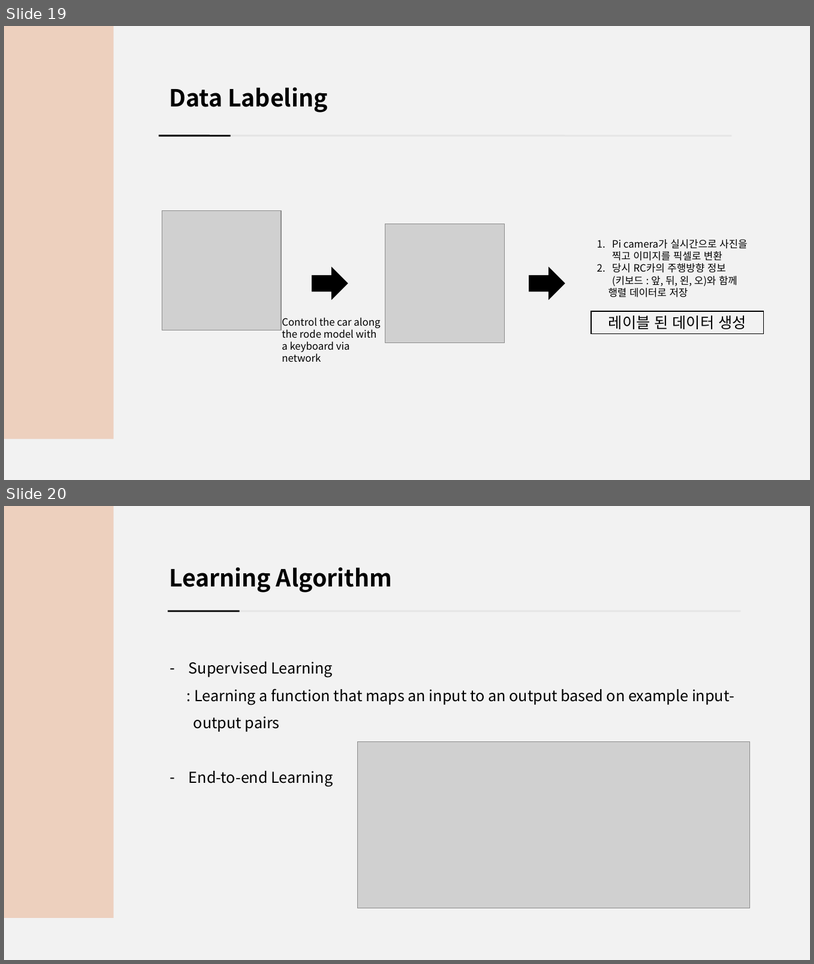
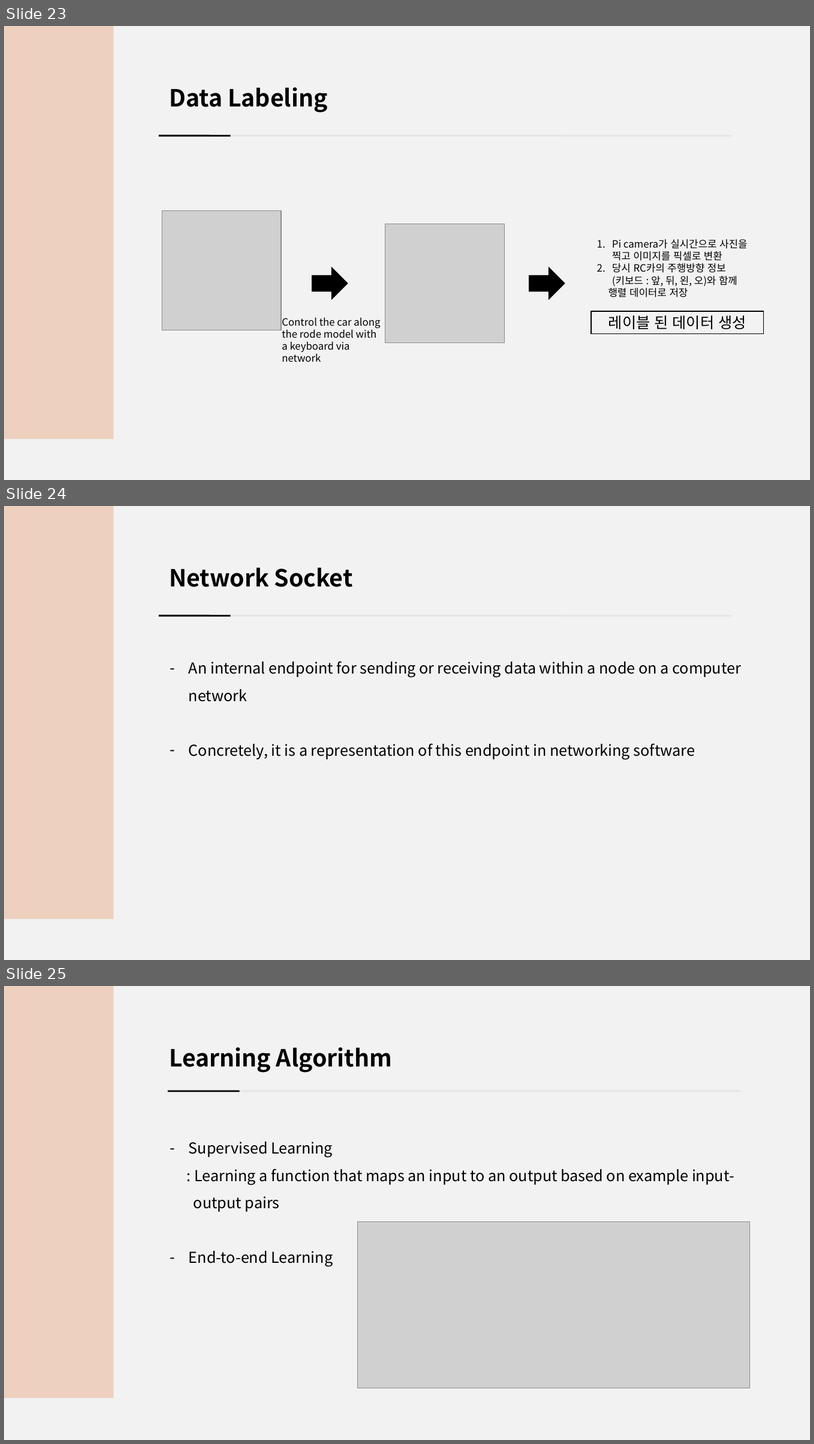
Before and after one commit to jsotouto/ICARUS, a slide deck: ICARUS 최종(일껄).pptx. Shown one above the other, each under a label of ours: slides 19 and 20 before the commit, slides 23, 24 and 25 after it. The pictures are 814x964 and 814x1444 pixels, drawn with LibreOffice and Linux fonts; fonts in the diff are those of the drawing; grey boxes stand for pictures. Boxes give left, top, right and bottom in pixels: in the first picture for what was removed or moved away, otherwise in the second. Text is boxed around its words. In the diff, an @@ line names an element or a change of style, - is before the commit and + after.

```diff
--- a/ICARUS 최종(일껄).pptx
+++ b/ICARUS 최종(일껄).pptx
@@ slide 24 added at <box>4,506,810,960</box>, background #F2F2F2 @@
@@ rectangle added at <box>4,506,113,919</box>, fill #EDD0BE @@
@@ text added at <box>169,567,353,587</box>, 28 pt, text #000000, bold @@
+Network Socket
@@ line added from (158, 615) to (732, 615), #E5E5E5 2 pt @@
@@ line added from (159, 615) to (231, 615), #000000 2 pt @@
@@ text added at <box>189,661,741,759</box>, 18 pt, text #000000 @@
+– An internal endpoint for sending or receiving data within a node on a computer network
+– Concretely, it is a representation of this endpoint in networking software
@@ what was slide 19 is now slide 23 @@
@@ what was slide 20 is now slide 25 @@
```
Also in this commit, not shown: 1 slide changed.
